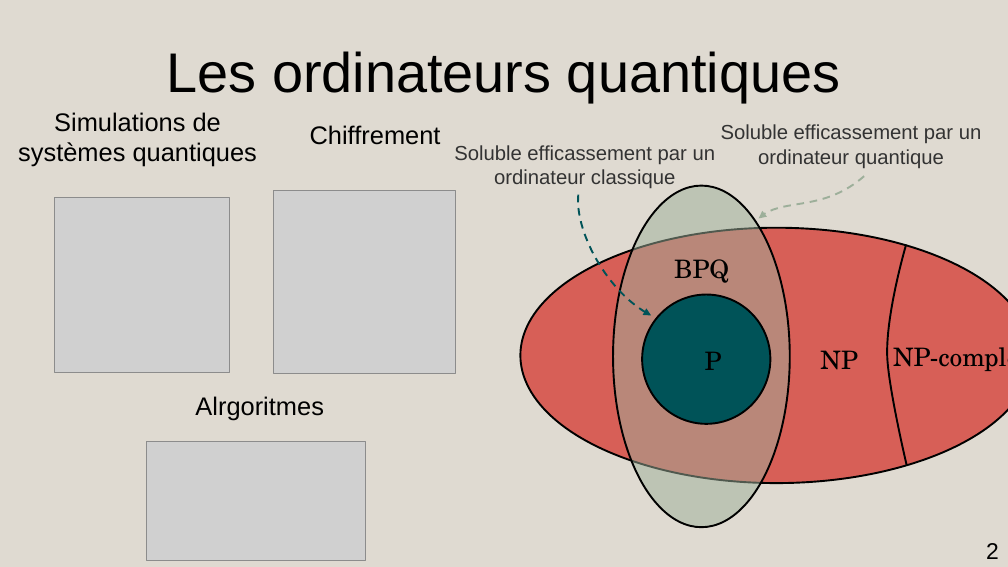
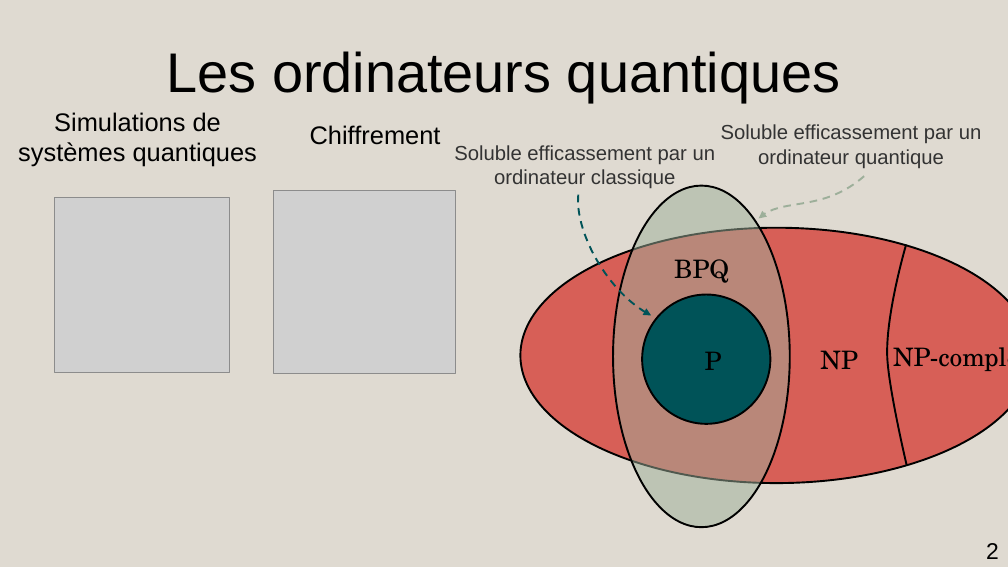
Before and after one commit to AmdaU/presentations, a slide deck: slide 2 of Seminaire/Seminaire.odp. Drawn at 1008x567 pixels with LibreOffice and Linux fonts; fonts in the diff are those of the drawing; grey boxes stand for pictures. Boxes give left, top, right and bottom in pixels: in the first picture for what was removed or moved away, otherwise in the second. Text is boxed around its words. In the diff, an @@ line names an element or a change of style, - is before the commit and + after.

```diff
--- a/Seminaire/Seminaire.odp
+++ b/Seminaire/Seminaire.odp
@@ title removed at (x1=195, y1=396, x2=324, y2=421) @@
-Alrgoritmes
@@ picture removed at (x1=146, y1=442, x2=366, y2=561) @@
```
Also in this commit, not shown: 2 other slides changed, 2 slides added, 3 slides removed, 1 other file.
